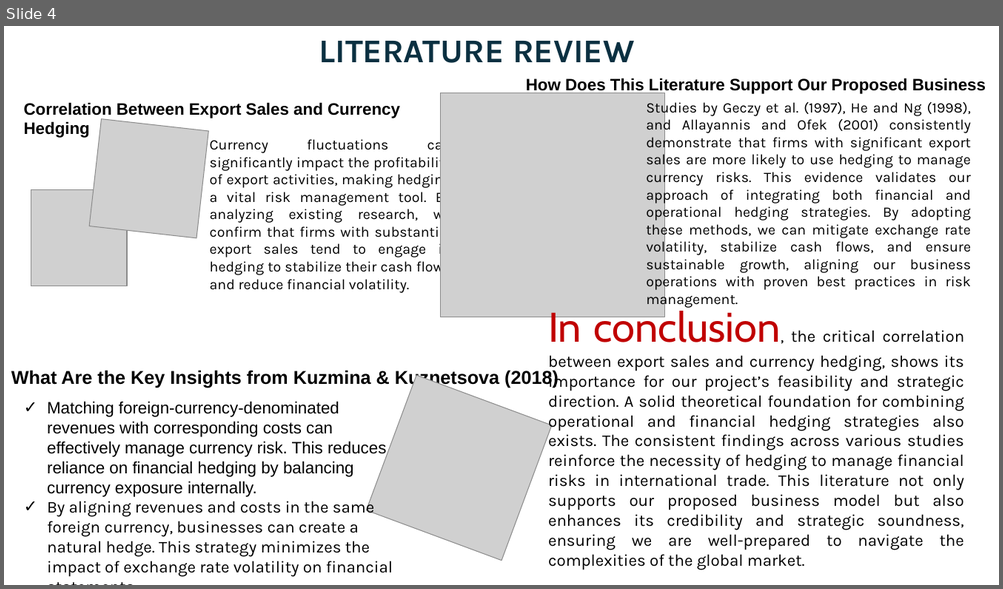
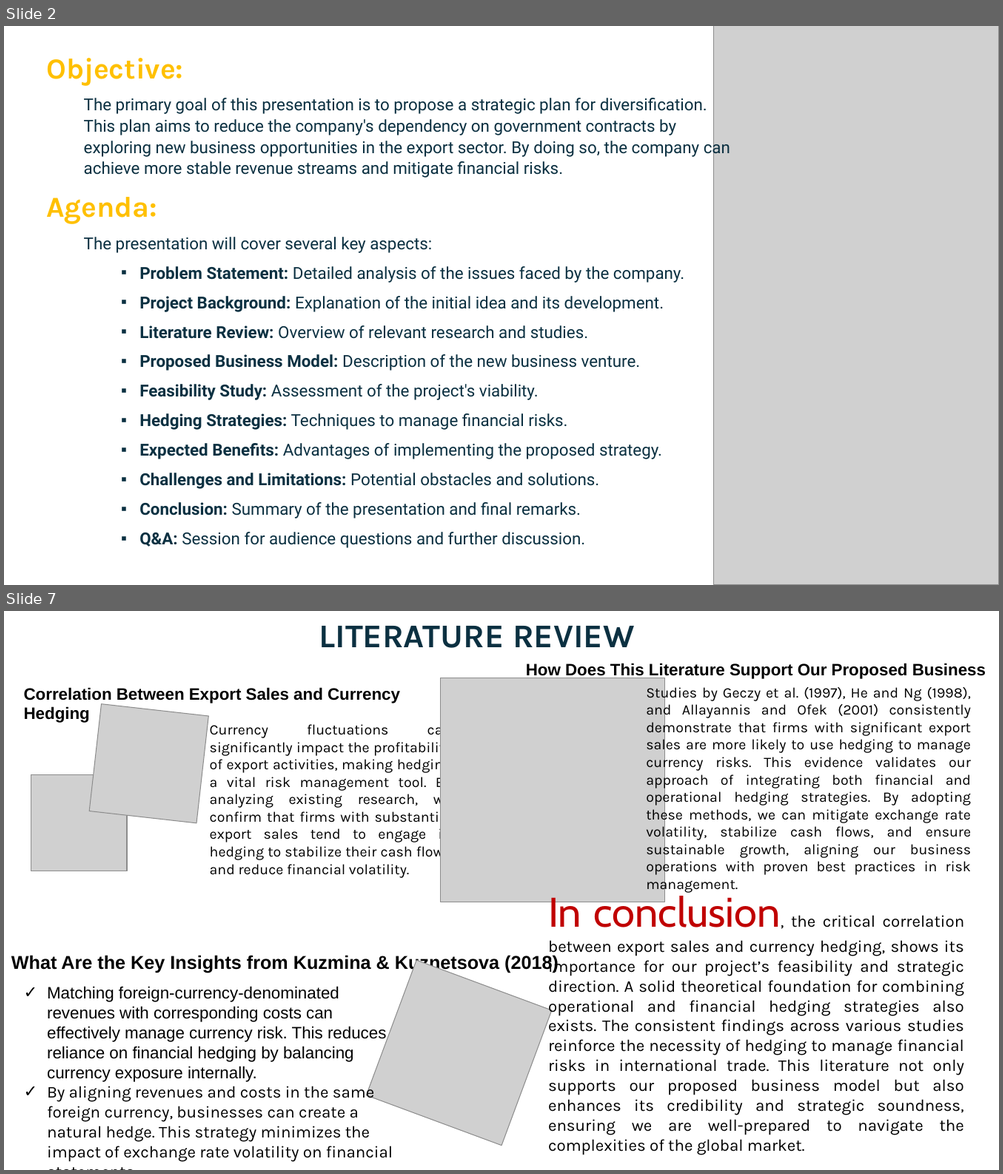
Before and after one commit to Gbekoilias/SustainableBusinessExpansion, a slide deck: Diversification Strategy for Government Construction.pptx. Shown one above the other, each under a label of ours: slide 4 before the commit, slides 2 and 7 after it; the slides between them are not shown. The pictures are 1003x589 and 1003x1174 pixels, drawn with LibreOffice and Linux fonts; fonts in the diff are those of the drawing; grey boxes stand for pictures. Boxes give left, top, right and bottom in pixels: in the first picture for what was removed or moved away, otherwise in the second. Text is boxed around its words. In the diff, an @@ line names an element or a change of style, - is before the commit and + after.

```diff
--- a/Diversification Strategy for Government Construction.pptx
+++ b/Diversification Strategy for Government Construction.pptx
@@ slide 2 added at (4, 26, 999, 585), background #FFFFFF @@
@@ picture added at (714, 26, 999, 585) @@
@@ text added at (46, 58, 730, 548), 16 pt, text #0B3041 @@
+Objective:
+  The primary goal of this presentation is to propose a strategic plan for diversification. This plan aims to reduce the company's dependency on government contracts by exploring new business opportunities in the export sector. By doing so, the company can achieve more stable revenue streams and mitigate financial risks.
+Agenda:
+  The presentation will cover several key aspects:
+    ▪ Problem Statement: Detailed analysis of the issues faced by the company.
+    ▪ Project Background: Explanation of the initial idea and its development.
+    ▪ Literature Review: Overview of relevant research and studies.
+    ▪ Proposed Business Model: Description of the new business venture.
+    ▪ Feasibility Study: Assessment of the project's viability.
+    ▪ Hedging Strategies: Techniques to manage financial risks.
+    ▪ Expected Benefits: Advantages of implementing the proposed strategy.
+    ▪ Challenges and Limitations: Potential obstacles and solutions.
+    ▪ Conclusion: Summary of the presentation and final remarks.
+    ▪ Q&A: Session for audience questions and further discussion.
@@ what was slide 4 is now slide 7 @@
```
Also in this commit, not shown: 3 slides changed, 2 other slides added.
